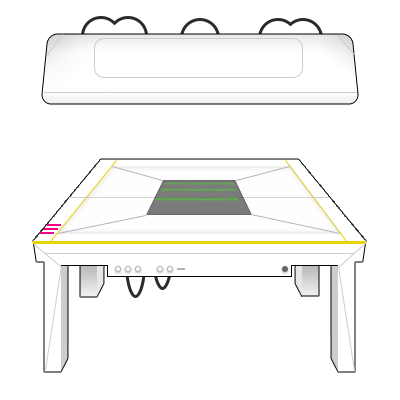
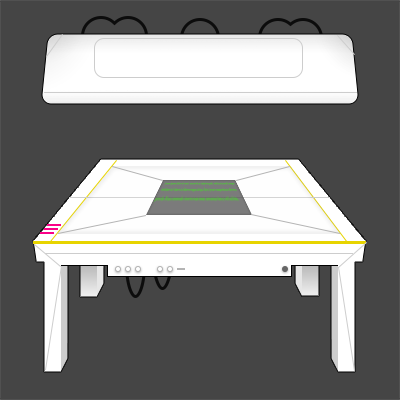
Layers edited between the first and the second (400, 400) image:
showed "Ebene 0" over (0, 0, 400, 400)
